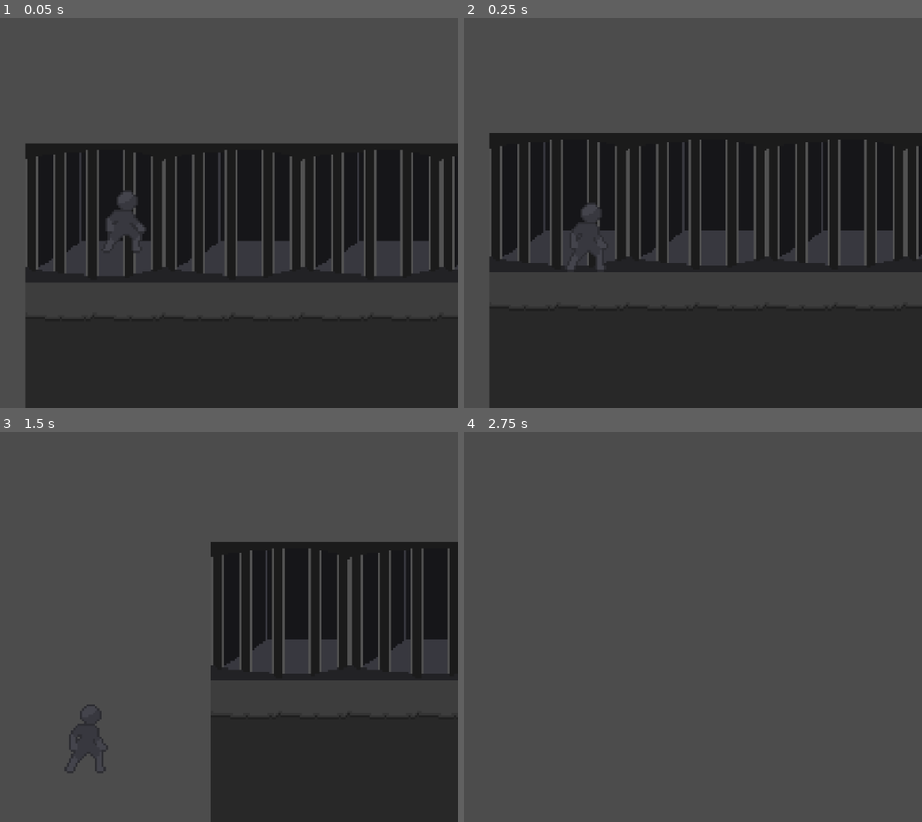
Above: before the commit, frames 1-4 (two rows, left to right).
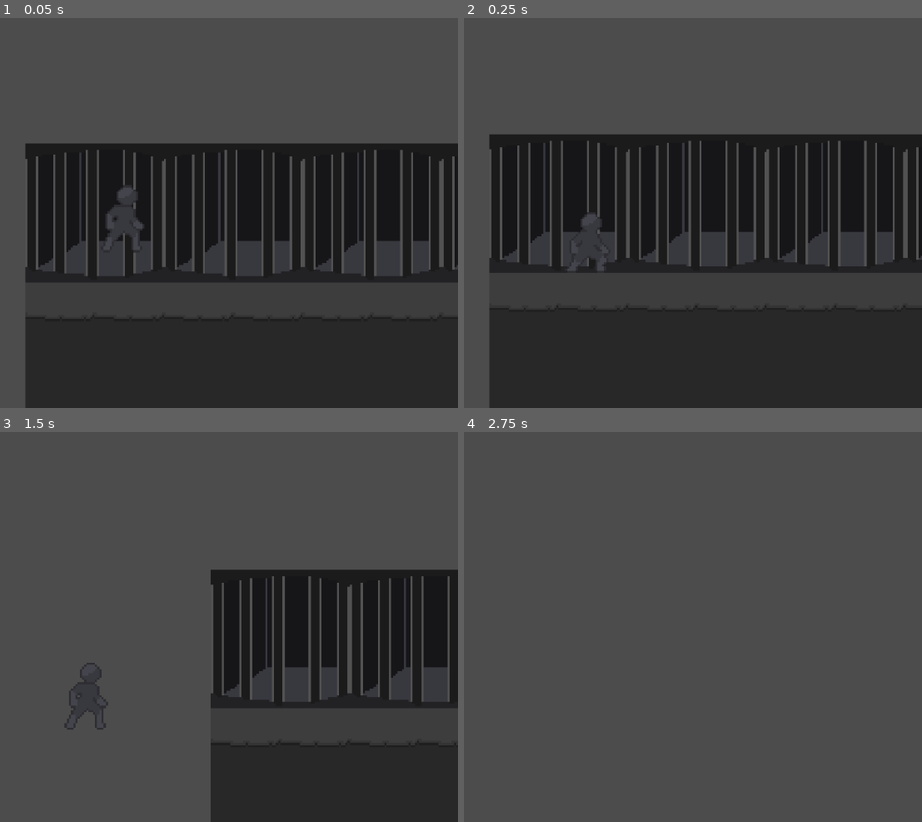
Above: after the commit, the same moments.

Repository: Arpixel/GameJam
Game: Godot game, scene res://Scenes/level0.tscn
Two runs of this game, one before a commit and one after it. Both use one fixed random seed, a clock stepped at 60 frames per second and the inputs below.
Inputs:
- Up to frame 1 (0.05 s): no input
- Up to frame 2 (0.25 s): no input
- Up to frame 3 (1.5 s): hold A (A) 0.53-1.28 s; tap Space (ui_select) at 0.77 s; tap D (D) at 0.8, 1.35 s
- Up to frame 4 (2.75 s): tap Space (ui_select) at 1.52 s; tap A (A) at 1.55 s; hold A (A) from 2.03 s (still down); tap D (D) at 2.3 s

The runs differ from the first frame. In frame 1, 0.2% of the frame differs, in the area x 22-32%, y 42-60%; in frame 2, 0.9%; in frame 3, 8.6%, in the area x 14-100%, y 28-88%; in frame 4, nothing differs.

Commit message:
Karakter yürüme

Diff:
--- a/Scenes/Player.tscn
+++ b/Scenes/Player.tscn
@@ -1,7 +1,40 @@
-[gd_scene load_steps=15 format=2]
+[gd_scene load_steps=24 format=2]
 
 [ext_resource path="res://Sprites/Character/Idle/Idle Sprite Sheet.png" type="Texture" id=1]
 [ext_resource path="res://Scripts/Player.gd" type="Script" id=2]
+[ext_resource path="res://Sprites/Character/Walk/Walk Sprite Sheet.png" type="Texture" id=3]
+
+[sub_resource type="AtlasTexture" id=13]
+atlas = ExtResource( 3 )
+region = Rect2( 0, 0, 48, 48 )
+
+[sub_resource type="AtlasTexture" id=14]
+atlas = ExtResource( 3 )
+region = Rect2( 48, 0, 48, 48 )
+
+[sub_resource type="AtlasTexture" id=15]
+atlas = ExtResource( 3 )
+region = Rect2( 96, 0, 48, 48 )
+
+[sub_resource type="AtlasTexture" id=16]
+atlas = ExtResource( 3 )
+region = Rect2( 144, 0, 48, 48 )
+
+[sub_resource type="AtlasTexture" id=17]
+atlas = ExtResource( 3 )
+region = Rect2( 192, 0, 48, 48 )
+
+[sub_resource type="AtlasTexture" id=18]
+atlas = ExtResource( 3 )
+region = Rect2( 240, 0, 48, 48 )
+
+[sub_resource type="AtlasTexture" id=19]
+atlas = ExtResource( 3 )
+region = Rect2( 288, 0, 48, 48 )
+
+[sub_resource type="AtlasTexture" id=20]
+atlas = ExtResource( 3 )
+region = Rect2( 336, 0, 48, 48 )
 
 [sub_resource type="AtlasTexture" id=1]
 atlas = ExtResource( 1 )
@@ -45,6 +78,11 @@
 
 [sub_resource type="SpriteFrames" id=11]
 animations = [ {
+"frames": [ SubResource( 13 ), SubResource( 14 ), SubResource( 15 ), SubResource( 16 ), SubResource( 17 ), SubResource( 18 ), SubResource( 19 ), SubResource( 20 ) ],
+"loop": true,
+"name": "Walk",
+"speed": 15.0
+}, {
 "frames": [ SubResource( 1 ), SubResource( 2 ), SubResource( 3 ), SubResource( 4 ), SubResource( 5 ), SubResource( 6 ), SubResource( 7 ), SubResource( 8 ), SubResource( 9 ), SubResource( 10 ) ],
 "loop": true,
 "name": "default",
@@ -61,11 +99,11 @@
 
 [node name="AnimatedSprite" type="AnimatedSprite" parent="Player"]
 frames = SubResource( 11 )
-frame = 5
+animation = "Walk"
+frame = 6
 playing = true
 
 [node name="CollisionShape2D" type="CollisionShape2D" parent="Player"]
-visible = false
 position = Vector2( -1, 2.5 )
 shape = SubResource( 12 )
 
--- a/Scenes/level0.tscn
+++ b/Scenes/level0.tscn
@@ -6,9 +6,6 @@
 [ext_resource path="res://PixelArts/Hucre.png" type="Texture" id=4]
 
 [sub_resource type="ConvexPolygonShape2D" id=1]
-points = PoolVector2Array( 0, 0, 32, 0, 32, 32, 0, 32 )
-
-[sub_resource type="ConvexPolygonShape2D" id=2]
 points = PoolVector2Array( 0, 0, 32, 0, 32, 32, 0, 32 )
 
 [sub_resource type="TileSet" id=3]
@@ -43,16 +40,9 @@
 1/navigation_offset = Vector2( 0, 0 )
 1/shape_offset = Vector2( 0, 0 )
 1/shape_transform = Transform2D( 1, 0, 0, 1, 0, 0 )
-1/shape = SubResource( 2 )
 1/shape_one_way = false
-1/shape_one_way_margin = 1.0
-1/shapes = [ {
-"autotile_coord": Vector2( 0, 0 ),
-"one_way": false,
-"one_way_margin": 1.0,
-"shape": SubResource( 2 ),
-"shape_transform": Transform2D( 1, 0, 0, 1, 0, 0 )
-} ]
+1/shape_one_way_margin = 0.0
+1/shapes = [  ]
 1/z_index = 0
 
 [sub_resource type="TileSet" id=5]
--- a/Scripts/Player.gd
+++ b/Scripts/Player.gd
@@ -3,8 +3,8 @@
 
 var velocity = Vector2()
 var speed = 150
-var gravity = 15
-var jump_strength = -270
+var gravity = 12
+var jump_strength = -250
 var dir = 0
 
 
@@ -22,12 +22,15 @@
 	velocity.x = speed * dir
 	velocity.y += gravity
 	move_and_slide(velocity, Vector2.UP)
+	UpdateAnimation()
 
 
 func UpdateAnimation():
 	if dir == 1:
-		pass
+		$AnimatedSprite.flip_h = false
+		$AnimatedSprite.play("Walk")
 	if dir == 0:
 		$AnimatedSprite.play("default")
 	if dir == -1:
-		pass
+		$AnimatedSprite.flip_h = true
+		$AnimatedSprite.play("Walk")
Not shown: 1 places in Scenes/level0.tscn that only renumber resources
Not shown, added: Sprites/Character/Walk/Walk Sprite Sheet.png.import
